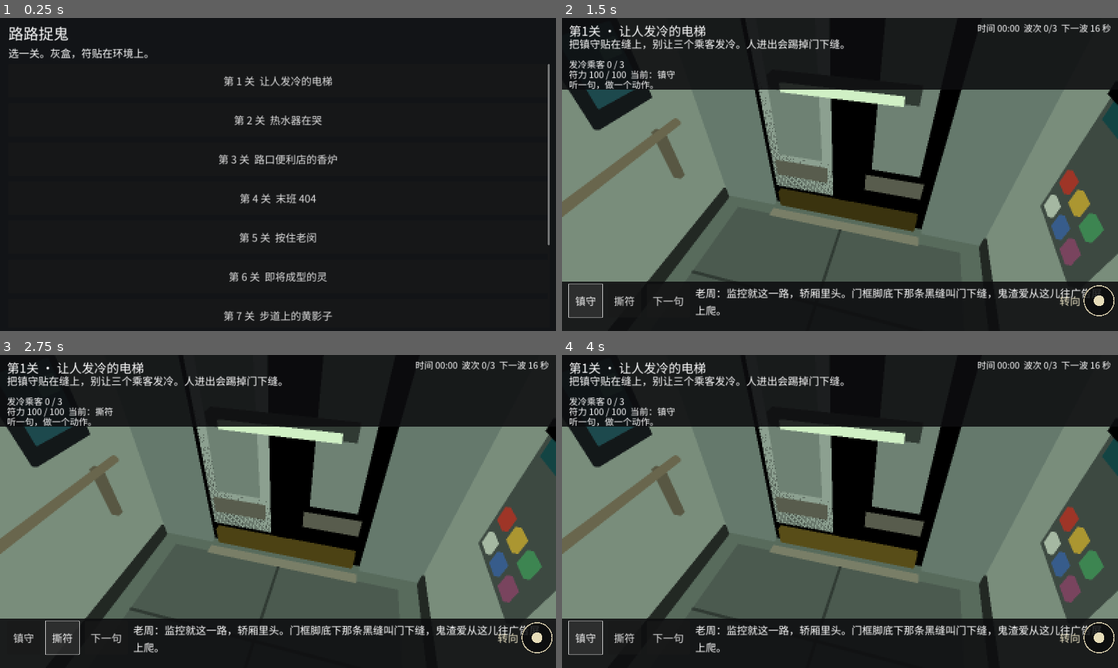
Above: before the commit, frames 1-4 (two rows, left to right).
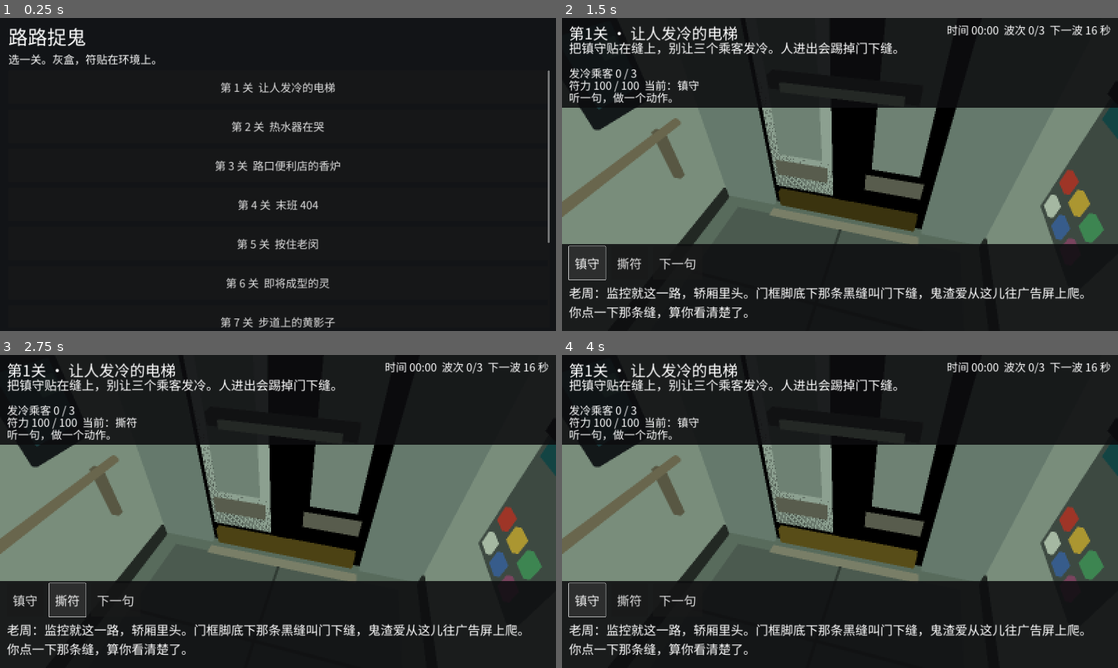
Above: after the commit, the same moments.

Repository: meathill/lulu-zhuogui
Game: Godot game, scene res://scenes/menu/level_select.tscn
The game is run twice, just before and just after one commit, with the same random seed, the same clock (stepped at 60 frames per second) and the same inputs.
Inputs:
- Up to frame 1 (0.25 s): no input
- Up to frame 2 (1.5 s): click "第 1 关 让人发冷的电梯" at 0.5 s; click "镇守" at 1.25 s
- Up to frame 3 (2.75 s): click "撕符" at 2 s
- Up to frame 4 (4 s): click "下一句" at 2.75 s; click "镇守" at 3.5 s

The runs differ from the first frame. In frame 1, 5.1% of the frame differs, in the area x 1-99%, y 2-99%; in frame 2, 24%; in frame 3, 24%, in the area x 0-100%, y 1-96%; in frame 4, 24%.

Commit message:
画面内拖动转向，手机字号加大
去掉转向摇杆。在三维画面里拖动只改变朝向，点一下仍然贴符。字号按 CSS 像素算，手机上正文约 18、按钮约 48。

Diff:
--- a/apps/game/src/levels/elevator_cabin.gd
+++ b/apps/game/src/levels/elevator_cabin.gd
@@ -1,7 +1,7 @@
 extends Node3D
 
-## 第 1 关轿厢。摄像头钉在角落，只能原地转头，不能平移，也不能靠拖屏缩放。
-## 竖屏一进来就多看见地面。横屏仍是原来大约 41° 的机位。符位走点击射线。
+## 第 1 关轿厢。摄像头钉在角落，只能原地转头，不能平移，也不能缩放。
+## 在画面里拖动来转向。点一下仍然贴符。竖屏先看见门和地面。
 
 var _world: Node3D
 var _camera: Camera3D
@@ -23,9 +23,9 @@
 var _steered := false
 var _input_muted := false
 var _framed_key := ""
-var _stick_layer: CanvasLayer
-var _stick: StickPad
-var _stick_label: Label
+var _look_down := false
+var _look_dragged := false
+var _look_from := Vector2.ZERO
 
 const YAW_MIN := -0.30
 const YAW_MAX := 0.48
@@ -34,6 +34,8 @@
 const PORTRAIT_PITCH := -0.10
 const PORTRAIT_FOV := 62.0
 const DESK_FOV := 56.0
+const LOOK_RAD_PER_CSS := 0.0036
+const TAP_CSS := 12.0
 
 
 func setup() -> void:
@@ -64,8 +66,8 @@
 	_base_basis = _camera.basis
 	_camera.current = true
 	_apply_pose()
-	_build_stick()
 	_add_grade()
+	set_process_unhandled_input(true)
 	print("轿厢机位已摆好")
 
 
@@ -102,8 +104,8 @@
 	var phone := _arg_value("--shot-phone")
 	if phone != "":
 		_capture_phone(phone)
-	if OS.get_cmdline_user_args().has("--shot-orbit"):
-		_capture_orbit()
+	if OS.get_cmdline_user_args().has("--shot-drag") or OS.get_cmdline_user_args().has("--shot-orbit"):
+		_capture_drag()
 
 
 func _process(delta: float) -> void:
@@ -114,8 +116,6 @@
 	_sync_spirits()
 	_pulse_seams()
 	_refresh_framing()
-	_layout_stick()
-	_apply_stick(delta)
 
 
 func pick(screen_pos: Vector2) -> String:
@@ -507,71 +507,51 @@
 	return mat
 
 
-func _build_stick() -> void:
-	_stick_layer = CanvasLayer.new()
-	_stick_layer.layer = 4
-	_stick_layer.name = "TurnStick"
-	get_parent().add_child(_stick_layer)
-	var root := Control.new()
-	root.mouse_filter = Control.MOUSE_FILTER_IGNORE
-	root.set_anchors_preset(Control.PRESET_FULL_RECT)
-	root.offset_right = 0
-	root.offset_bottom = 0
-	_stick_layer.add_child(root)
-	_stick_label = Label.new()
-	_stick_label.text = "转向"
-	_stick_label.mouse_filter = Control.MOUSE_FILTER_IGNORE
-	_stick_label.horizontal_alignment = HORIZONTAL_ALIGNMENT_RIGHT
-	_stick_label.vertical_alignment = VERTICAL_ALIGNMENT_CENTER
-	_stick_label.add_theme_font_override("font", UiTheme.font())
-	_stick_label.add_theme_color_override("font_color", Color(0.93, 0.9, 0.78))
-	root.add_child(_stick_label)
-	_stick = StickPad.new()
-	_stick.name = "Pad"
-	root.add_child(_stick)
-
-
-func _layout_stick() -> void:
-	if _stick == null or _stick_label == null:
-		return
-	var root := _stick.get_parent() as Control
+func _unhandled_input(event: InputEvent) -> void:
+	if _input_muted or _camera == null:
+		return
+	if event is InputEventMagnifyGesture or event is InputEventPanGesture:
+		get_viewport().set_input_as_handled()
+		return
+	if event is InputEventMouseButton:
+		var mouse := event as InputEventMouseButton
+		if mouse.button_index == MOUSE_BUTTON_WHEEL_UP or mouse.button_index == MOUSE_BUTTON_WHEEL_DOWN:
+			get_viewport().set_input_as_handled()
+			return
+		if mouse.button_index != MOUSE_BUTTON_LEFT:
+			return
+		if mouse.pressed:
+			_look_down = true
+			_look_dragged = false
+			_look_from = mouse.position
+		else:
+			if _look_down and not _look_dragged:
+				var host := get_parent()
+				if host != null and host.has_method("_pick_cabin"):
+					host.call("_pick_cabin", mouse.position)
+			_look_down = false
+			_look_dragged = false
+		get_viewport().set_input_as_handled()
+		return
+	if event is InputEventMouseMotion and _look_down:
+		var motion := event as InputEventMouseMotion
+		if motion.position.distance_to(_look_from) < _tap_logical():
+			return
+		_look_dragged = true
+		_steered = true
+		var step := motion.relative / _logical_per_css()
+		# 往右拖，视线往右。往下拖，多看见地面。位置钉死。
+		_nudge(-step.x * LOOK_RAD_PER_CSS, -step.y * LOOK_RAD_PER_CSS * 0.85)
+		get_viewport().set_input_as_handled()
+
+
+func _logical_per_css() -> float:
 	var vis := get_viewport().get_visible_rect().size
-	root.position = Vector2.ZERO
-	root.size = vis
-	var slot := Rect2(vis.x * 0.70, vis.y * 0.72, vis.x * 0.26, vis.y * 0.08)
-	var hud: Variant = get_parent().get("hud")
-	if hud != null and hud.has_method("stick_slot"):
-		slot = hud.call("stick_slot")
-	var side := minf(slot.size.y, slot.size.x)
-	if side < 8.0:
-		return
-	_stick.size = Vector2(side, side)
-	_stick.position = Vector2(slot.position.x + slot.size.x - side, slot.position.y + (slot.size.y - side) * 0.5)
-	var label_w := maxf(0.0, _stick.position.x - slot.position.x - 6.0)
-	_stick_label.visible = label_w > side * 0.45
-	_stick_label.position = Vector2(slot.position.x, slot.position.y)
-	_stick_label.size = Vector2(label_w, slot.size.y)
-	var upp := 1.0
-	var win := DisplayServer.window_get_size()
-	if win.x > 1 and vis.x > 1.0:
-		upp = maxf(vis.x / float(win.x), vis.y / float(win.y))
-	_stick_label.add_theme_font_size_override("font_size", int(maxf(16.0, 15.0 * upp)))
-	if not _stick_label.visible:
-		_stick_label.visible = true
-		_stick_label.position = Vector2(_stick.position.x, _stick.position.y + side - 22.0 * upp)
-		_stick_label.size = Vector2(side, 20.0 * upp)
-		_stick_label.horizontal_alignment = HORIZONTAL_ALIGNMENT_CENTER
-
-
-func _apply_stick(delta: float) -> void:
-	if _input_muted or _stick == null:
-		return
-	var dir: Vector2 = _stick.dir
-	if dir.length() < 0.18:
-		return
-	_steered = true
-	# 摇杆向右，视线向右。摇杆向下，多看见地面。
-	_nudge(-dir.x * 0.9 * delta, -dir.y * 0.72 * delta)
+	return UiTheme.units_per_css(vis)
+
+
+func _tap_logical() -> float:
+	return TAP_CSS * _logical_per_css()
 
 
 func _is_portrait() -> bool:
@@ -733,60 +713,65 @@
 	return Vector2(lo, hi)
 
 
-func _capture_orbit() -> void:
-	DisplayServer.window_set_mode(DisplayServer.WINDOW_MODE_WINDOWED)
-	DisplayServer.window_set_size(Vector2i(390, 844))
-	get_window().size = Vector2i(390, 844)
-	for _i in 30:
-		await get_tree().process_frame
-	_framed_key = ""
-	_steered = false
-	_refresh_framing()
-	_layout_stick()
+func _capture_drag() -> void:
+	_input_muted = true
+	await _frame_window(Vector2i(390, 844), false)
+	_ui_probe("portrait")
+	var home_seam := _camera.unproject_position(Vector3(0.0, 0.55, -1.16))
+	print("HOME pick %s at %s mount %s" % [pick(home_seam), home_seam, _camera.position])
+	await RenderingServer.frame_post_draw
+	_save_shot("/workspace/lulu-zhuogui/apps/game/build/shots/drag-portrait.png")
+	_steered = true
+	# 大约往右下拖 90×50 CSS 像素，走和手指一样的 _nudge。
+	_nudge(-90.0 * LOOK_RAD_PER_CSS, -50.0 * LOOK_RAD_PER_CSS * 0.85)
 	for _i in 6:
 		await get_tree().process_frame
-	var vis := get_viewport().get_visible_rect()
-	print("SPACE vp %s vis %s win %s fov %.1f pitch %.2f home_ok %s" % [
-		get_viewport().size, vis, DisplayServer.window_get_size(), _fov, rad_to_deg(_pitch), _pose_ok(_yaw, _pitch)
+	print("DRAG yaw %.2f pitch %.2f pos %s ok %s" % [
+		rad_to_deg(_yaw), rad_to_deg(_pitch), _camera.position, _pose_ok(_yaw, _pitch)
 	])
-	_apply_pose()
-	var home_seam := _camera.unproject_position(Vector3(0.0, 0.55, -1.16))
-	print("HOME pick %s at %s" % [pick(home_seam), home_seam])
 	await RenderingServer.frame_post_draw
-	_save_shot("/workspace/lulu-zhuogui/apps/game/build/shots/orbit-start.png")
-	_steered = true
-	_input_muted = true
-	if _stick != null:
-		_stick.dir = Vector2(0.62, 0.55)
-		_stick.queue_redraw()
-	_nudge(-0.08, -0.05)
-	for _i in 4:
+	_save_shot("/workspace/lulu-zhuogui/apps/game/build/shots/drag-after.png")
+	await _frame_window(Vector2i(1280, 720), false)
+	_ui_probe("desktop")
+	print("DESK yaw %.2f pitch %.2f fov %.1f ok %s" % [
+		rad_to_deg(_yaw), rad_to_deg(_pitch), _fov, _pose_ok(_yaw, _pitch)
+	])
+	await RenderingServer.frame_post_draw
+	_save_shot("/workspace/lulu-zhuogui/apps/game/build/shots/drag-desktop.png")
+	get_tree().quit(0)
+
+
+func _frame_window(size: Vector2i, keep_steer: bool) -> void:
+	DisplayServer.window_set_mode(DisplayServer.WINDOW_MODE_WINDOWED)
+	DisplayServer.window_set_size(size)
+	get_window().size = size
+	for _i in 24:
 		await get_tree().process_frame
-	print("STICK yaw %.2f pitch %.2f" % [rad_to_deg(_yaw), rad_to_deg(_pitch)])
-	await RenderingServer.frame_post_draw
-	_save_shot("/workspace/lulu-zhuogui/apps/game/build/shots/orbit-stick.png")
-	if _stick != null:
-		_stick.dir = Vector2.ZERO
-		_stick.queue_redraw()
-	var y := _yaw
-	var p := _pitch
-	while p - 0.02 >= PITCH_MIN and _pose_ok(y, p - 0.02):
-		p -= 0.02
-	while y - 0.02 >= YAW_MIN and _pose_ok(y - 0.02, p):
-		y -= 0.02
-	_yaw = y
-	_pitch = p
-	_apply_pose()
-	var past := _pose_ok(y - 0.02, p) or _pose_ok(y, p - 0.02)
-	print("LIMIT yaw %.2f pitch %.2f past %s ok %s" % [rad_to_deg(_yaw), rad_to_deg(_pitch), past, _pose_ok(_yaw, _pitch)])
-	for _i in 4:
+	if not keep_steer:
+		_steered = false
+	_framed_key = ""
+	_refresh_framing()
+	for _i in 8:
 		await get_tree().process_frame
-	await RenderingServer.frame_post_draw
-	_save_shot("/workspace/lulu-zhuogui/apps/game/build/shots/orbit-limit.png")
-	var seam := Vector3(0.0, 0.7, -1.16)
-	var sp := _camera.unproject_position(seam)
-	print("PICK %s at %s" % [pick(sp), sp])
-	get_tree().quit(0)
+
+
+func _ui_probe(tag: String) -> void:
+	var vis := get_viewport().get_visible_rect().size
+	var css := UiTheme.css_size()
+	var upc := UiTheme.units_per_css(vis)
+	var font_css := -1
+	var btn_css := -1.0
+	var hud: Node = get_parent().get("hud")
+	if hud != null:
+		var dialogue := hud.get("_dialogue") as Label
+		if dialogue != null:
+			font_css = int(round(float(dialogue.get_theme_font_size("font_size")) / upc))
+		var talk := hud.get("_talk") as Button
+		if talk != null:
+			btn_css = talk.size.y / upc
+	print("UI %s win %s css %s dpr %.2f vis %s upc %.2f font_css %s btn_css %.1f" % [
+		tag, DisplayServer.window_get_size(), css, UiTheme.pixel_ratio(), vis, upc, font_css, btn_css
+	])
 
 
 func _ray_aabb(origin: Vector3, dir: Vector3, box: AABB) -> float:
@@ -816,45 +801,3 @@
 	if tmax < 0.0:
 		return -1.0
 	return tmin
-
-class StickPad extends Control:
-	var dir := Vector2.ZERO
-	var _held := false
-
-	func _ready() -> void:
-		mouse_filter = Control.MOUSE_FILTER_STOP
-
-	func _gui_input(event: InputEvent) -> void:
-		if event is InputEventMouseButton:
-			var mouse := event as InputEventMouseButton
-			if mouse.button_index != MOUSE_BUTTON_LEFT:
-				return
-			_held = mouse.pressed
-			if mouse.pressed:
-				_from(mouse.position)
-			else:
-				dir = Vector2.ZERO
-				queue_redraw()
-			accept_event()
-		elif event is InputEventMouseMotion and _held:
-			_from((event as InputEventMouseMotion).position)
-			accept_event()
-
-	func _from(point: Vector2) -> void:
-		var center := size * 0.5
-		var radius := minf(size.x, size.y) * 0.42
-		if radius < 1.0:
-			return
-		var offset := point - center
-		if offset.length() > radius:
-			offset = offset.normalized() * radius
-		dir = offset / radius
-		queue_redraw()
-
-	func _draw() -> void:
-		var center := size * 0.5
-		var radius := minf(size.x, size.y) * 0.5
-		draw_circle(center, radius * 0.96, Color(0.04, 0.045, 0.05, 0.82))
-		draw_arc(center, radius * 0.9, 0.0, TAU, 36, Color(0.8, 0.76, 0.64, 0.95), maxf(2.0, radius * 0.07))
-		var knob := center + dir * radius * 0.4
-		draw_circle(knob, radius * 0.32, Color(0.92, 0.88, 0.74, 0.98))
--- a/apps/game/src/levels/greybox_level.gd
+++ b/apps/game/src/levels/greybox_level.gd
@@ -36,7 +36,8 @@
 	var mouse := event as InputEventMouseButton
 	if not mouse.pressed or mouse.button_index != MOUSE_BUTTON_LEFT:
 		return
-	if _pick_cabin(mouse.position):
+	# 第 1 关由轿厢区分拖动和点按，松手才贴符。
+	if get_node_or_null("ElevatorView") != null:
 		return
 	_click(get_global_mouse_position())
 
--- a/apps/game/src/ui/hud_bar.gd
+++ b/apps/game/src/ui/hud_bar.gd
@@ -191,30 +191,20 @@
 	return vis
 
 
-func _units_per_px(vis: Vector2) -> float:
-	var win := DisplayServer.window_get_size()
-	if win.x <= 1 or win.y <= 1 or vis.x <= 1.0 or vis.y <= 1.0:
-		return 1.0
-	return maxf(vis.x / float(win.x), vis.y / float(win.y))
-
-
 func _relayout() -> void:
 	if not _wired or _root == null:
 		return
 	var vis := _visible_size()
-	var upp := _units_per_px(vis)
+	# 字号按 CSS 像素。390 宽的窗口上正文约 18、按钮约 48，桌面同一套不会被放大到铺满。
+	var upc := UiTheme.units_per_css(vis)
 	var portrait := vis.y > vis.x
-	var min_btn := maxf(48.0, 48.0 * upp)
-	var margin := clampf(10.0 * upp, 12.0, vis.x * 0.06)
-	var gap := clampf(8.0 * upp, 8.0, 24.0)
-	var font_title := int(maxf(26.0, 18.0 * upp))
-	var font_body := int(maxf(20.0, 15.0 * upp))
-	var font_small := int(maxf(18.0, 13.0 * upp))
-	# 窄或矮时字再大一号，拇指和眼睛都够得到。
-	var cramped := portrait or vis.x < 1100.0 or vis.y < 900.0
-	if cramped:
-		font_body = int(maxf(font_body, 16.0 * upp))
-		font_title = int(maxf(font_title, 18.0 * upp))
+	var min_btn := 48.0 * upc
+	var margin := 10.0 * upc
+	var gap := 8.0 * upc
+	var font_title := int(round(22.0 * upc))
+	var font_body := int(round(18.0 * upc))
+	var font_small := int(round(16.0 * upc))
+	var cramped := portrait or vis.x < 1100.0 * upc or vis.y < 900.0
 	_root.position = Vector2.ZERO
 	_root.size = vis
 	_style(_title, font_title)
@@ -229,7 +219,7 @@
 	if portrait:
 		_layout_top_portrait(vis, margin, font_title, font_small)
 	else:
-		_layout_top_wide(vis, margin, gap, upp, font_title, font_body, font_small)
+		_layout_top_wide(vis, margin, gap, upc, font_title, font_body, font_small)
 	_layout_bottom(vis, margin, gap, min_btn, font_body, cramped)
 	_layout_end(vis, margin, gap, min_btn, font_body)
 
@@ -257,7 +247,7 @@
 	_clock.size = Vector2(vis.x - margin * 2.0, line2)
 
 
-func _layout_top_wide(vis: Vector2, margin: float, _gap: float, upp: float, font_title: int, font_body: int, font_small: int) -> void:
+func _layout_top_wide(vis: Vector2, margin: float, _gap: float, upc: float, font_title: int, font_body: int, font_small: int) -> void:
 	_goal.visible = true
 	_meters.visible = true
 	_status.visible = true
@@ -298,7 +288,7 @@
 	_meters.position = Vector2(margin, y)
 	_meters.size = Vector2(vis.x - margin * 2.0, row)
 	y += row
-	var zhou_w := minf(vis.x * 0.42, maxf(220.0, 280.0 * upp))
+	var zhou_w := minf(vis.x * 0.42, maxf(220.0 * upc, 280.0 * upc))
 	var split := vis.x > 1400.0
 	_energy.autowrap_mode = TextServer.AUTOWRAP_OFF
 	_energy.clip_text = true
@@ -331,13 +321,13 @@
 
 
 func _layout_bottom(vis: Vector2, margin: float, gap: float, min_btn: float, font_body: int, cramped: bool) -> void:
-	var font_btn := int(clampf(float(font_body), 16.0, min_btn * 0.42))
+	var font_btn := int(minf(float(font_body), min_btn * 0.42))
 	var max_w := vis.x - margin * 2.0
 	var cursor_x := margin
 	var row_y := margin * 0.35
 	var portrait := vis.y > vis.x
 	if portrait:
-		var stat_h := min_btn
+		var stat_h := float(_meters.get_theme_font_size("font_size")) * 1.9
 		_meters.visible = true
 		_meters.autowrap_mode = TextServer.AUTOWRAP_OFF
 		_meters.clip_text = true
@@ -391,8 +381,9 @@
 			_dialogue.position = Vector2(left, margin * 0.4)
 			_dialogue.size = Vector2(vis.x - margin - left, maxf(min_btn, dialogue_h))
 	if portrait:
-		# 字体 get_height 偏大，按字号留三行，老周两句都进得来。
-		_dialogue.size.y = float(font_body) * 2.15 * 3.0
+		# 两句口播大约三行。按字号留，不再乘一截偏大的 get_height。
+		# 第一句会折成三行，第二句再占一行。
+		_dialogue.size.y = maxf(line_h * 4.5, float(font_body) * 6.8)
 	var content_bottom := maxf(buttons_bottom, _dialogue.position.y + _dialogue.size.y)
 	var bottom_h := content_bottom + margin * 0.4
 	if not portrait:
@@ -410,7 +401,7 @@
 
 func _layout_end(vis: Vector2, margin: float, gap: float, min_btn: float, font_body: int) -> void:
 	var box_w := minf(maxf(520.0, vis.x * 0.72), vis.x - margin * 2.0)
-	var font_btn := int(clampf(float(font_body), 16.0, min_btn * 0.46))
+	var font_btn := int(minf(float(font_body), min_btn * 0.46))
 	_retry.add_theme_font_size_override("font_size", font_btn)
 	_back.add_theme_font_size_override("font_size", font_btn)
 	var retry_w := maxf(min_btn * 2.2, _text_width_button(_retry, font_btn) + min_btn * 0.4)
@@ -441,34 +432,6 @@
 
 
 
-func stick_slot() -> Rect2:
-	# 摇杆落在底栏里、三个操作钮的右侧。盖不住门，也不改按钮的位置。
-	if _bottom == null or _bottom_buttons.is_empty():
-		var vis := _visible_size()
-		return Rect2(vis.x * 0.70, vis.y * 0.70, vis.x * 0.26, vis.y * 0.10)
-	var right := 0.0
-	var top := 100000.0
-	var bottom := 0.0
-	for button in _bottom_buttons:
-		right = maxf(right, button.position.x + button.size.x)
-		top = minf(top, button.position.y)
-		bottom = maxf(bottom, button.position.y + button.size.y)
-	var y := _bottom.position.y + top
-	var h := bottom - top
-	var dialogue_y := _bottom.position.y + _dialogue.position.y
-	if _dialogue.position.y > top + 4.0:
-		h = minf(h, maxf(8.0, dialogue_y - y - 4.0))
-	var x := _bottom.position.x + right + 10.0
-	var w := _bottom.position.x + _bottom.size.x - 8.0 - x
-	if w < h * 0.85:
-		var side := minf(h * 1.15, _bottom.size.x * 0.22)
-		var bx := _bottom.position.x + _bottom.size.x - side - 8.0
-		var by := _bottom.position.y + 6.0
-		var bh := minf(side, maxf(8.0, dialogue_y - by - 4.0))
-		return Rect2(bx, by, side, bh)
-	return Rect2(x, y, w, maxf(8.0, h))
-
-
 func _attach(node: Node, parent: Node) -> void:
 	if node.get_parent() == parent:
 		return
@@ -510,6 +473,6 @@
 func _button(parent: Node, text: String) -> Button:
 	var button := Button.new()
 	button.text = text
-	button.custom_minimum_size = Vector2(48, 48)
+	button.custom_minimum_size = Vector2(44, 44)
 	parent.add_child(button)
 	return button
--- a/apps/game/src/ui/level_select.gd
+++ b/apps/game/src/ui/level_select.gd
@@ -73,15 +73,12 @@
 	var vis := get_viewport().get_visible_rect().size
 	if vis.x < 2.0 or vis.y < 2.0:
 		vis = Vector2(1280, 720)
-	var upp := 1.0
-	var win := DisplayServer.window_get_size()
-	if win.x > 1 and win.y > 1:
-		upp = maxf(vis.x / float(win.x), vis.y / float(win.y))
-	var margin := clampf(12.0 * upp, 16.0, vis.x * 0.08)
-	var min_btn := maxf(48.0, 48.0 * upp)
-	var font_title := int(maxf(36.0, 22.0 * upp))
-	var font_body := int(maxf(20.0, 15.0 * upp))
-	var font_btn := int(clampf(float(font_body), 16.0, min_btn * 0.42))
+	var upc := UiTheme.units_per_css(vis)
+	var margin := 12.0 * upc
+	var min_btn := 48.0 * upc
+	var font_title := int(round(28.0 * upc))
+	var font_body := int(round(16.0 * upc))
+	var font_btn := int(round(16.0 * upc))
 	_title.add_theme_font_size_override("font_size", font_title)
 	_title.add_theme_font_override("font", UiTheme.font())
 	_sub.add_theme_font_size_override("font_size", font_body)
--- a/apps/game/src/ui/ui_theme.gd
+++ b/apps/game/src/ui/ui_theme.gd
@@ -26,3 +26,28 @@
 	theme.default_font = face
 	theme.default_font_size = 22
 	return theme
+
+
+static func pixel_ratio() -> float:
+	# 网页上这是 devicePixelRatio。关掉高分屏时是 1。
+	var ratio := DisplayServer.screen_get_scale()
+	if ratio < 0.5 or ratio > 8.0:
+		return 1.0
+	return ratio
+
+
+static func css_size() -> Vector2:
+	var win := Vector2(DisplayServer.window_get_size())
+	var css := win / pixel_ratio()
+	if css.x < 2.0 or css.y < 2.0:
+		return Vector2(1280, 720)
+	return css
+
+
+static func units_per_css(vis: Vector2) -> float:
+	# 逻辑像素 / CSS 像素。1920 宽的画布缩到 390 CSS 宽时，大约是 4.9。
+	# 不要用窗口的设备像素去除，否则手机上字会缩成发丝。
+	var css := css_size()
+	if vis.x < 2.0 or vis.y < 2.0:
+		return 1.0
+	return maxf(vis.x / css.x, vis.y / css.y)
